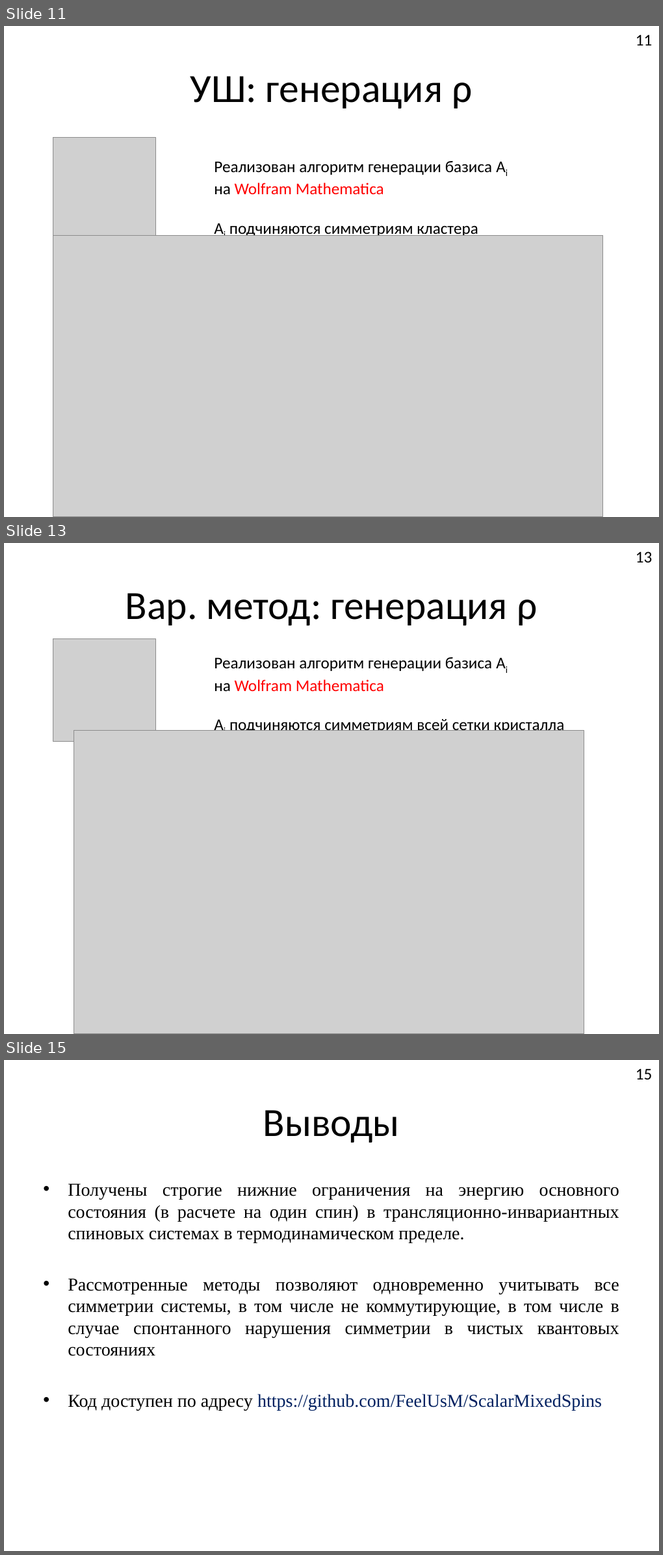
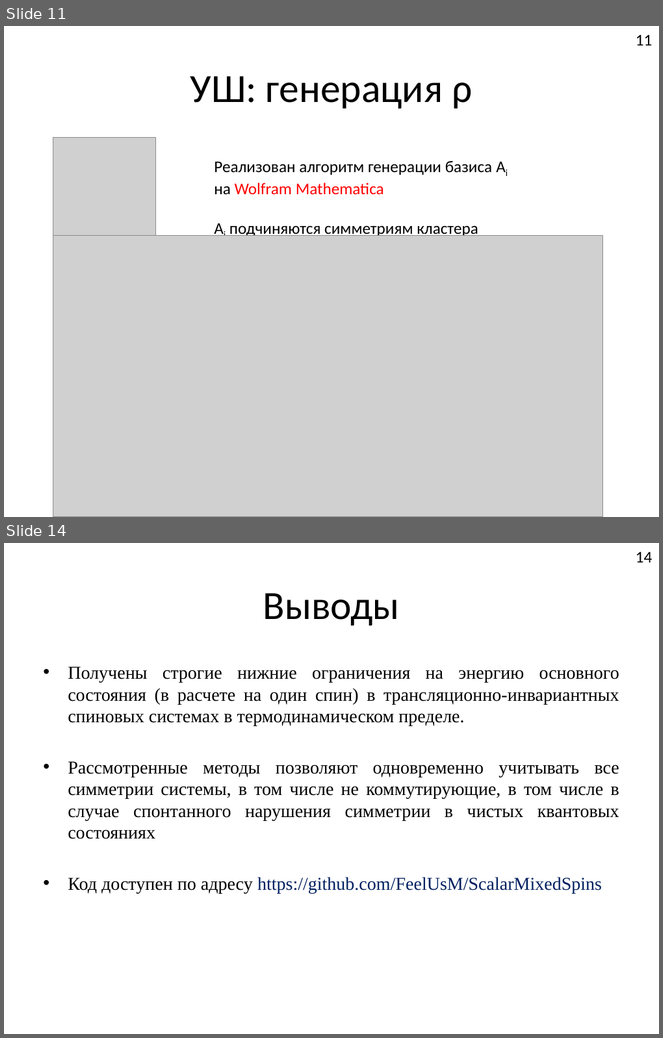
Before and after one commit to FeelUsM/zadrotstvo1, a slide deck: LaTeX-поделки/Системы спинов 1.pptx. Shown one above the other, each under a label of ours: slides 11, 13 and 15 before the commit, slides 11 and 14 after it; the slides between them are not shown. The pictures are 663x1555 and 663x1038 pixels, drawn with LibreOffice and Linux fonts; fonts in the diff are those of the drawing; grey boxes stand for pictures. Boxes give left, top, right and bottom in pixels: in the first picture for what was removed or moved away, otherwise in the second. Text is boxed around its words. In the diff, an @@ line names an element or a change of style, - is before the commit and + after.

```diff
--- a/LaTeX-поделки/Системы спинов 1.pptx
+++ b/LaTeX-поделки/Системы спинов 1.pptx
@@ slide 13 removed at [4, 543, 659, 1034], background #FFFFFF @@
@@ page number removed at [636, 551, 653, 563] @@
-13
@@ title removed at [126, 593, 538, 626] @@
-Вар. метод: генерация ρ
@@ picture removed at [53, 639, 156, 741] @@
@@ text removed at [214, 657, 565, 731] @@
-Реализован алгоритм генерации базиса Ai
-на Wolfram Mathematica
-Ai подчиняются симметриям всей сетки кристалла
@@ picture removed at [74, 731, 584, 1034] @@
@@ what was slide 15 is now slide 14 @@
@@ page number at [636, 551, 653, 563]: text changed @@
-15
+14
```
Also in this commit, not shown: 4 slides changed, 3 other files.
